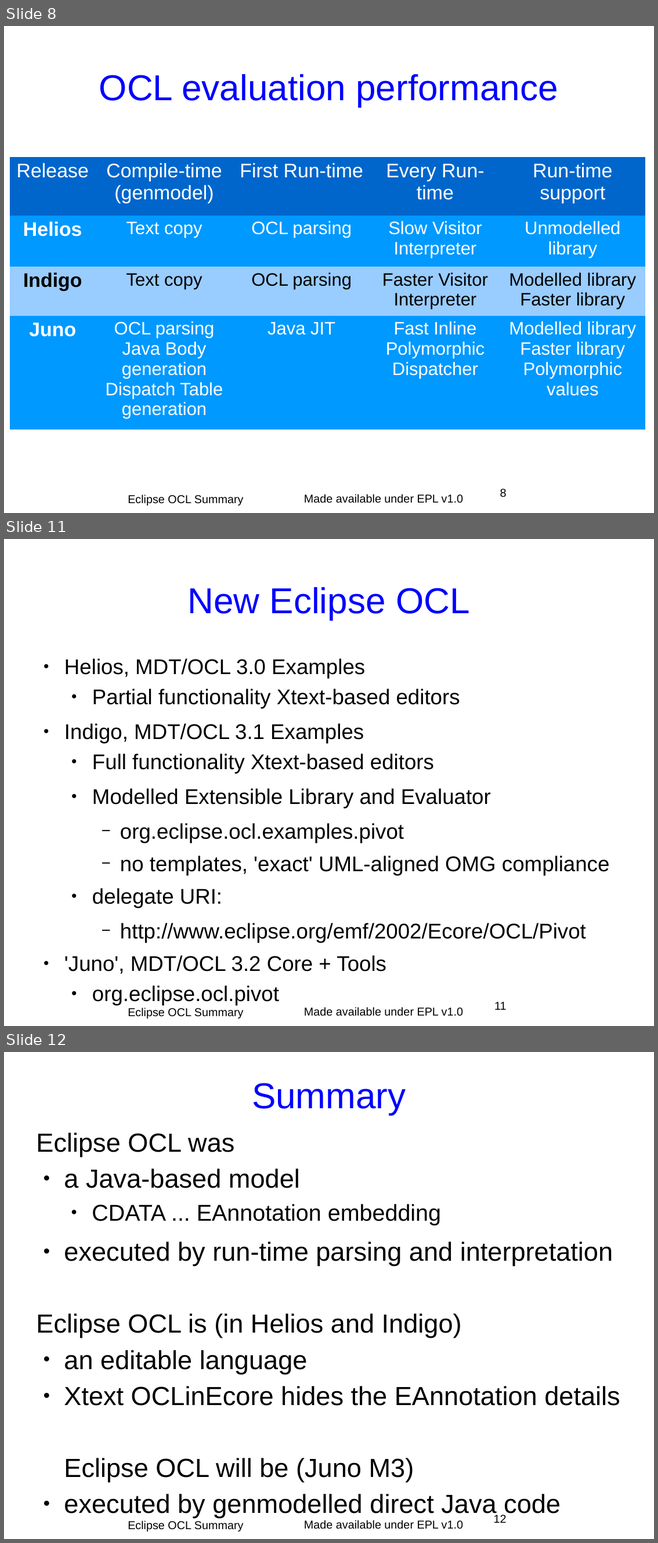
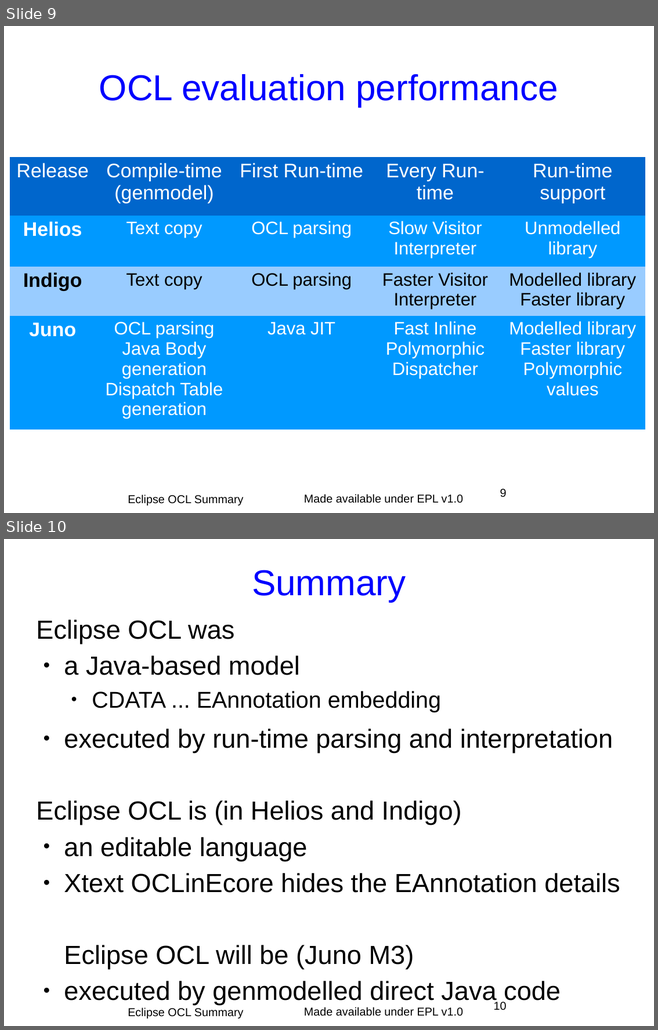
Before and after one commit to eclipse-ocl/ocl-website, a slide deck: ocl/docs/publications/ECE2011BoF/EclipseOCLSummary.odp. Shown one above the other, each under a label of ours: slides 8, 11 and 12 before the commit, slides 9 and 10 after it; the slides between them are not shown. The pictures are 658x1543 and 658x1030 pixels, drawn with LibreOffice and Linux fonts; fonts in the diff are those of the drawing; background and template pictures are left out. Boxes give left, top, right and bottom in pixels: in the first picture for what was removed or moved away, otherwise in the second. Text is boxed around its words. In the diff, an @@ line names an element or a change of style, - is before the commit and + after.

```diff
--- a/ocl/docs/publications/ECE2011BoF/EclipseOCLSummary.odp
+++ b/ocl/docs/publications/ECE2011BoF/EclipseOCLSummary.odp
@@ slide 11 removed at [4,539,654,1026], background #FFFFFF; not listed: 1 template element that a slide beside it also shows @@
@@ title removed at [187,587,470,620] @@
-New Eclipse OCL
@@ text removed at [64,658,610,974] @@
-● Helios, MDT/OCL 3.0 Examples
-  ● Partial functionality Xtext-based editors
-● Indigo, MDT/OCL 3.1 Examples
-  ● Full functionality Xtext-based editors
-  ● Modelled Extensible Library and Evaluator
-    − org.eclipse.ocl.examples.pivot
-    − no templates, 'exact' UML-aligned OMG compliance
-  ● delegate URI:
-    − http://www.eclipse.org/emf/2002/Ecore/OCL/Pivot
-● 'Juno', MDT/OCL 3.2 Core + Tools
-  ● org.eclipse.ocl.pivot
@@ text removed at [128,1008,244,1019] @@
-Eclipse OCL Summary
@@ page number removed at [494,1002,506,1010] @@
-11
@@ what was slide 8 is now slide 9 @@
@@ page number at [500,489,506,498]: text changed @@
-8
+9
@@ what was slide 12 is now slide 10 @@
@@ page number at [494,1002,506,1010]: text changed @@
-12
+10
```
Also in this commit, not shown: 4 slides changed, 4 slides added, 3 other slides removed.
